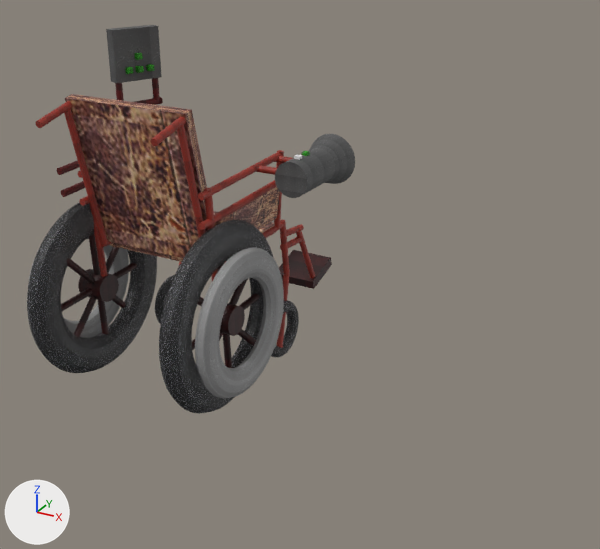
The Blender file модели/raw/кресло 3.blend, before and after one commit.
Camera for both pictures: a camera (50 mm lens) standing at (17.01, -12.42, 12.83) and looking at (8.97, 2.2, 5.53). Lighting does not change. The marker at lower left points along +X, +Y and +Z. The first picture is the older version.

Names of what the first picture shows: 'Куб.004', 'Куб.006', 'Тор', 'Тор.001', 'Тор.002', 'Тор.003', 'Цилиндр.028', 'Цилиндр.034', 'Цилиндр.053', 'Цилиндр.056', 'каркас', 'кожа' and 7 more.
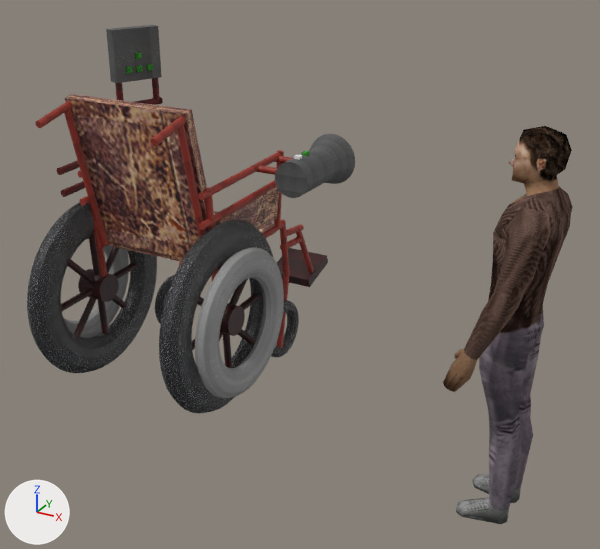
Where the change shows, as pixel boxes (x1, y1, x2, y2) in the pictures (600 x 549 px):
'Character_04', added
    after: (443, 126, 573, 524)
'Куб.004', moved
    before: (279, 250, 332, 289)
    after: (277, 248, 328, 287)

The edits, one by one:
Picture 'Character_04.png.001' (img_character_04_png_001) is new.
Material 'Character_04' (mat_character_04) is new.
Its texture is img_character_04_png_001.
Its roughness is 1.0.
Its specular ior level is 0.0.
Its specular tint is (0.8, 0.8, 0.8) (white #e7e7e7).
Mesh me_character_04 is new.
It has 436 vertices, 486 faces and spans x -50.0..43.0, y -2.0..464.0, z -83.0..83.0.
It uses material mat_character_04 (picture img_character_04_png_001).
Object 'Куб.004' (ob_куб_004) moves from (0.0, 0.0, 0.0) to (0.0, -0.23, 0.14).
Object 'Character_04' (ob_character_04) is new; it shows me_character_04.
Its location is (13.28, 3.51, 0.15).
Its rotation in degrees is (90, 0, 178).
Its scale is (0.0192, 0.0192, 0.0192).
